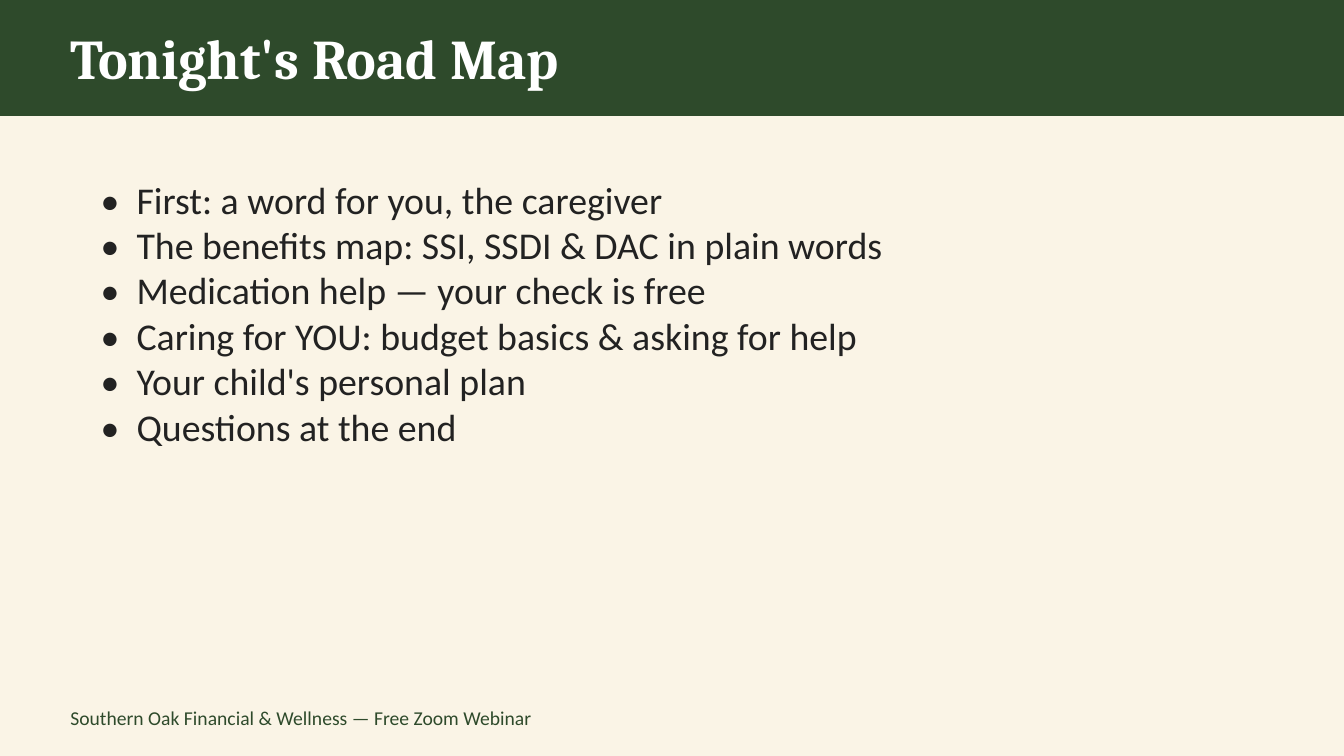
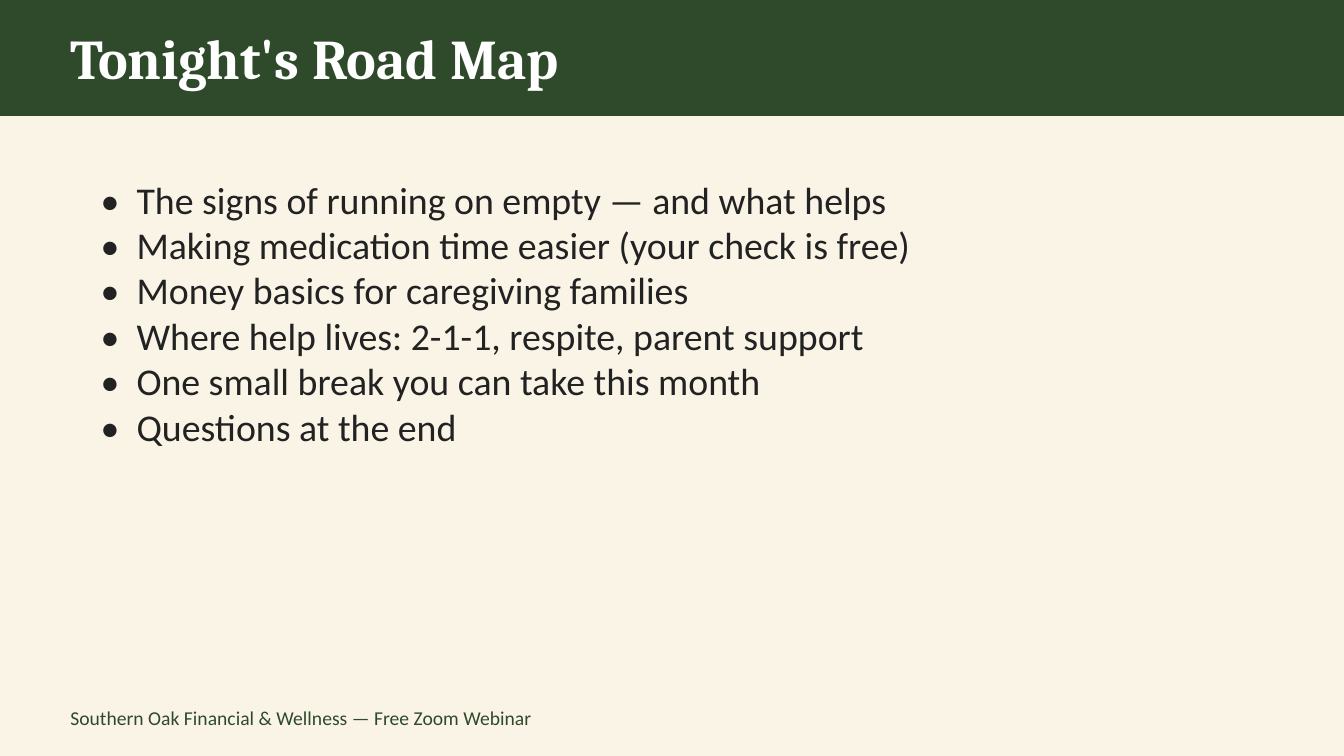
Before and after one commit to southernoakfw-ja/southernoakfw-ja.github.io, a slide deck: slide 2 of assets/Caregiver-Webinar-Nov13.pptx. Drawn at 1344x756 pixels with LibreOffice and Linux fonts; fonts in the diff are those of the drawing. Boxes give left, top, right and bottom in pixels: in the first picture for what was removed or moved away, otherwise in the second. Text is boxed around its words. In the diff, an @@ line names an element or a change of style, - is before the commit and + after.

```diff
--- a/assets/Caregiver-Webinar-Nov13.pptx
+++ b/assets/Caregiver-Webinar-Nov13.pptx
@@ text at (x1=137, y1=187, x2=910, y2=401): text changed @@
-• First: a word for you, the caregiver
-• The benefits map: SSI, SSDI & DAC in plain words
-• Medication help — your check is free
-• Caring for YOU: budget basics & asking for help
-• Your child's personal plan
+• The signs of running on empty — and what helps
+• Making medication time easier (your check is free)
+• Money basics for caregiving families
+• Where help lives: 2-1-1, respite, parent support
+• One small break you can take this month
```
Also in this commit, not shown: 7 other slides changed, 3 slides added, 4 slides removed, 6 other files.
